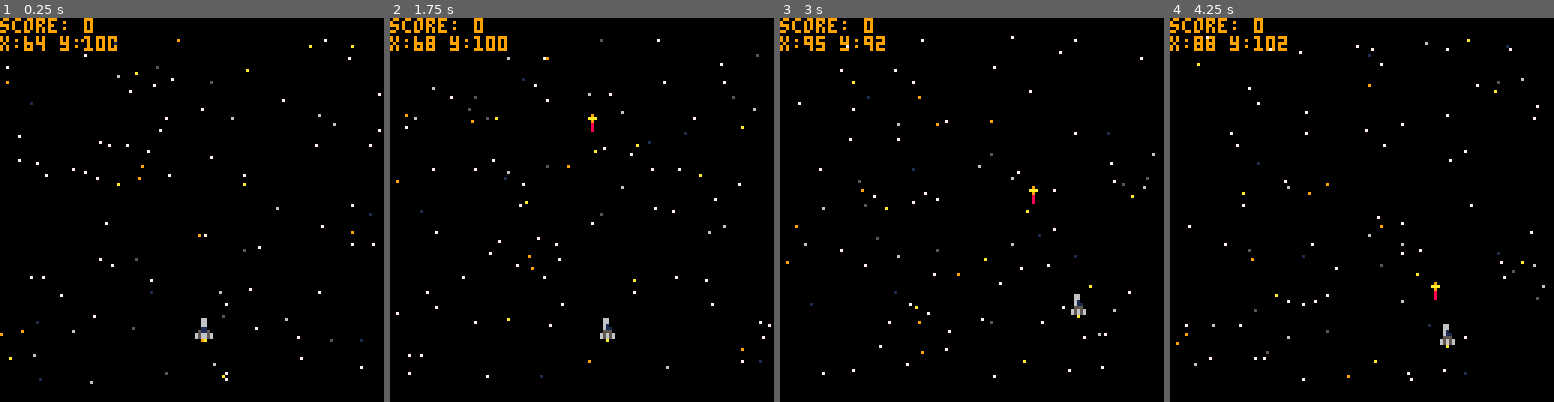
Above: before the commit, frames 1-4 (left to right).
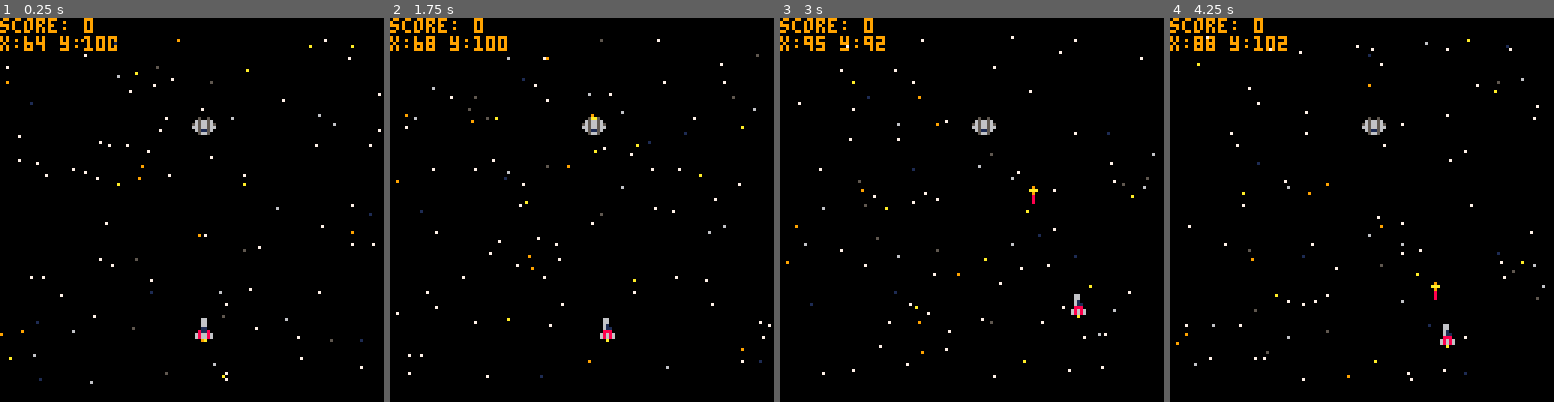
Above: after the commit, the same moments.

Repository: r3adm3/pico-8-experiments
Game: PICO-8 cartridge warstarlumo.p8
Same seed, same stepped clock (60 frames per second), same inputs: the game is played once before the commit and once after it.
Inputs:
- Up to frame 1 (0.25 s): no input
- Up to frame 2 (1.75 s): tap O (Z key) at 0.7, 1.7 s; hold Right from 1.6 s (still down)
- Up to frame 3 (3 s): release Right at 2.1 s; tap O (Z key) at 2.1, 2.5, 2.9 s; hold Up 2.15-2.42 s; hold Right from 2.47 s (still down)
- Up to frame 4 (4.25 s): release Right at 3.03 s; hold Left 3.08-3.58 s; tap O (Z key) at 3.3, 3.7, 4.1 s; hold Down 3.63-3.97 s; hold Right from 4.02 s (still down)

The runs differ from the first frame. In frame 1, 0.2% of the frame differs, in the area x 50-57%, y 25-84%; in frame 2, 0.3%, in the area x 50-58%, y 25-84%; in frame 3, 0.3%; in frame 4, 0.3%.

Commit message:
feat: exported to html

Diff:
--- a/warstarlumo.p8
+++ b/warstarlumo.p8
@@ -182,22 +182,160 @@
 
 -->8
 function init_enemy()
-
+	enemyx={}
+	enemyy={}
+	enemyspr={}
+	noofenemys=1
 end
 
 function update_enemy()
-
+ for j=1,noofenemys do
+  enemyx[j]=64
+  enemyy[j]=32
+  enemyspr[j]=6
+ end
 end
 
 function draw_enemy()
-
-end
-…(9 lines of a section not shown)…
+	for j=1,noofenemys do
+		spr(enemyspr[j],enemyx[j],enemyy[j])
+	end
+end
+…(138 lines of a section not shown)…
Not shown, changed: 135 lines of the sprite sheet (__gfx__) section of warstarlumo.p8
Not shown, changed: the thumbnail (__label__) section of warstarlumo.p8
